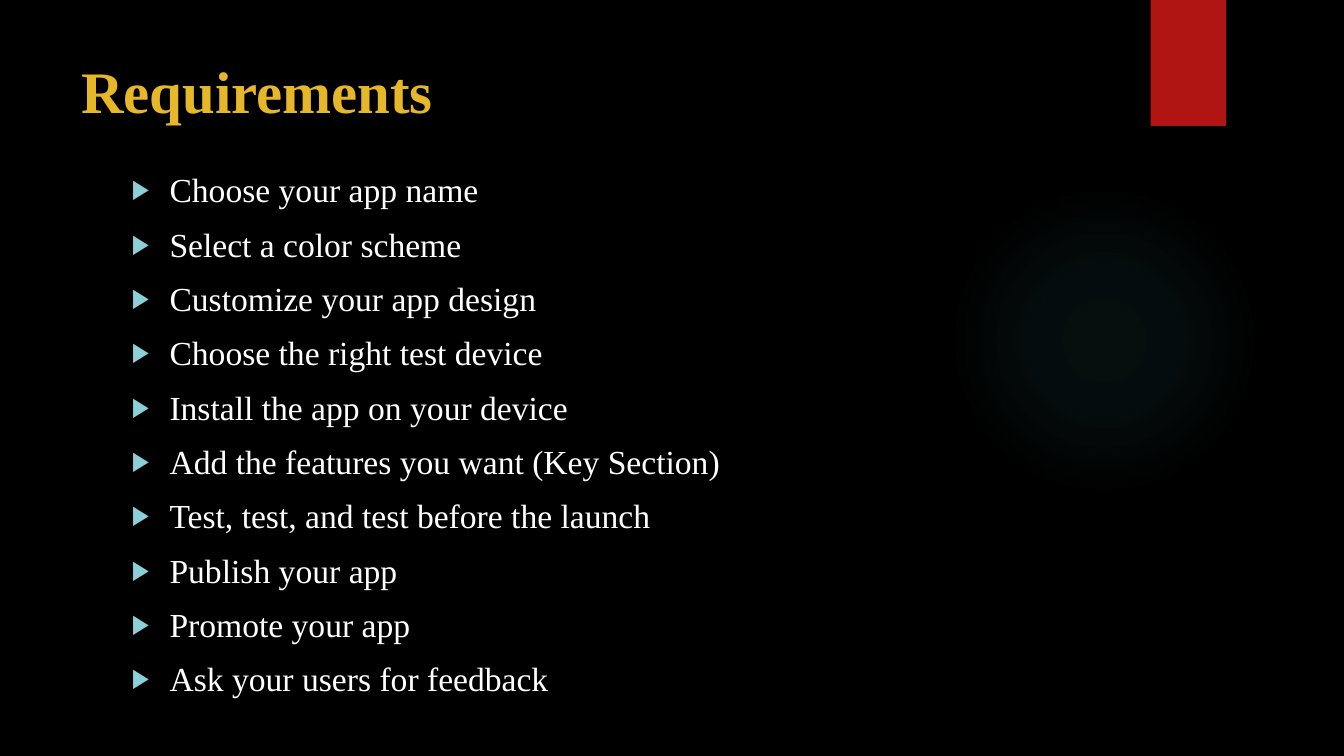
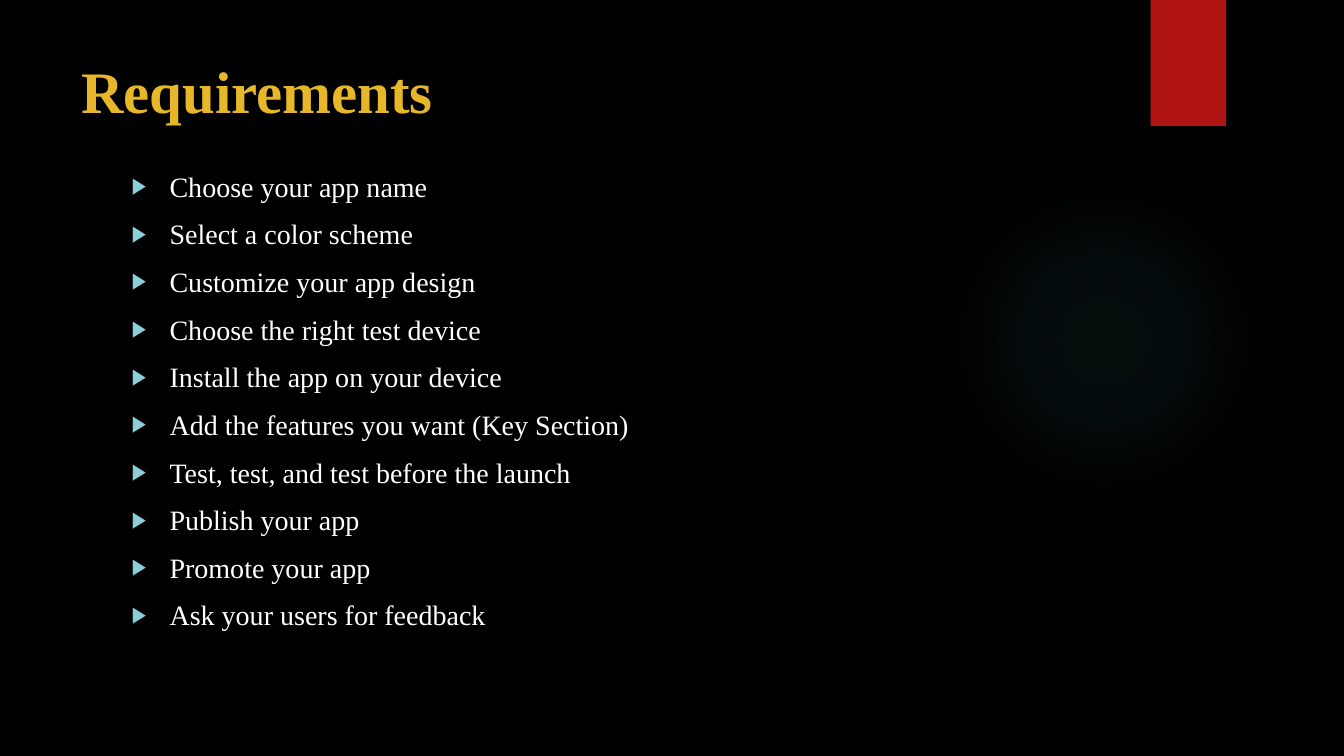
Before and after one commit to sowmyathogiti/Healthify, a slide deck: slide 7 of Healthify-NWMSU.pptx (slide 8 before the commit). Drawn at 1344x756 pixels with LibreOffice and Linux fonts; fonts in the diff are those of the drawing; background and template pictures are left out. Boxes give left, top, right and bottom in pixels: in the first picture for what was removed or moved away, otherwise in the second. Text is boxed around its words. In the diff, an @@ line names an element or a change of style, - is before the commit and + after.

```diff
--- a/Healthify-NWMSU.pptx
+++ b/Healthify-NWMSU.pptx
@@ text "Choose your app name" at [170, 177, 628, 631]: size 24 to 20 pt @@
```
Also in this commit, not shown: 2 other slides changed, 1 slide added.
